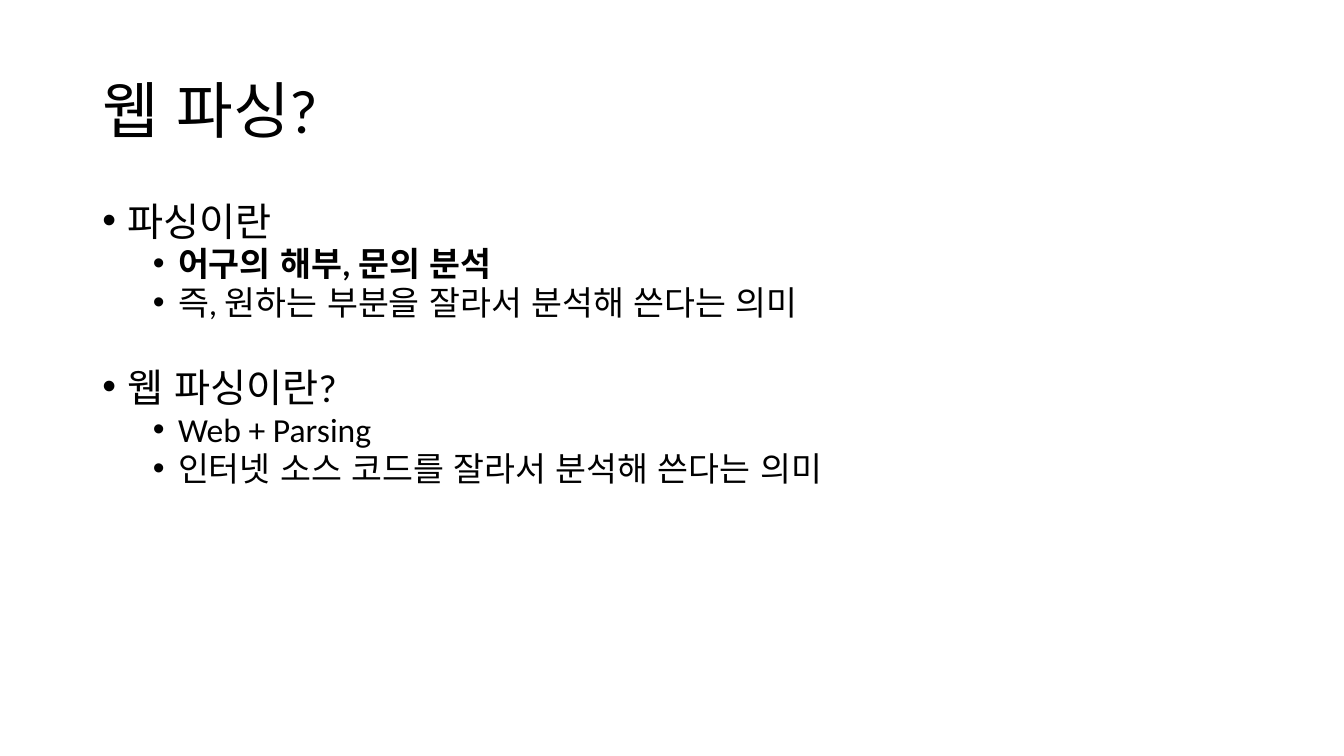
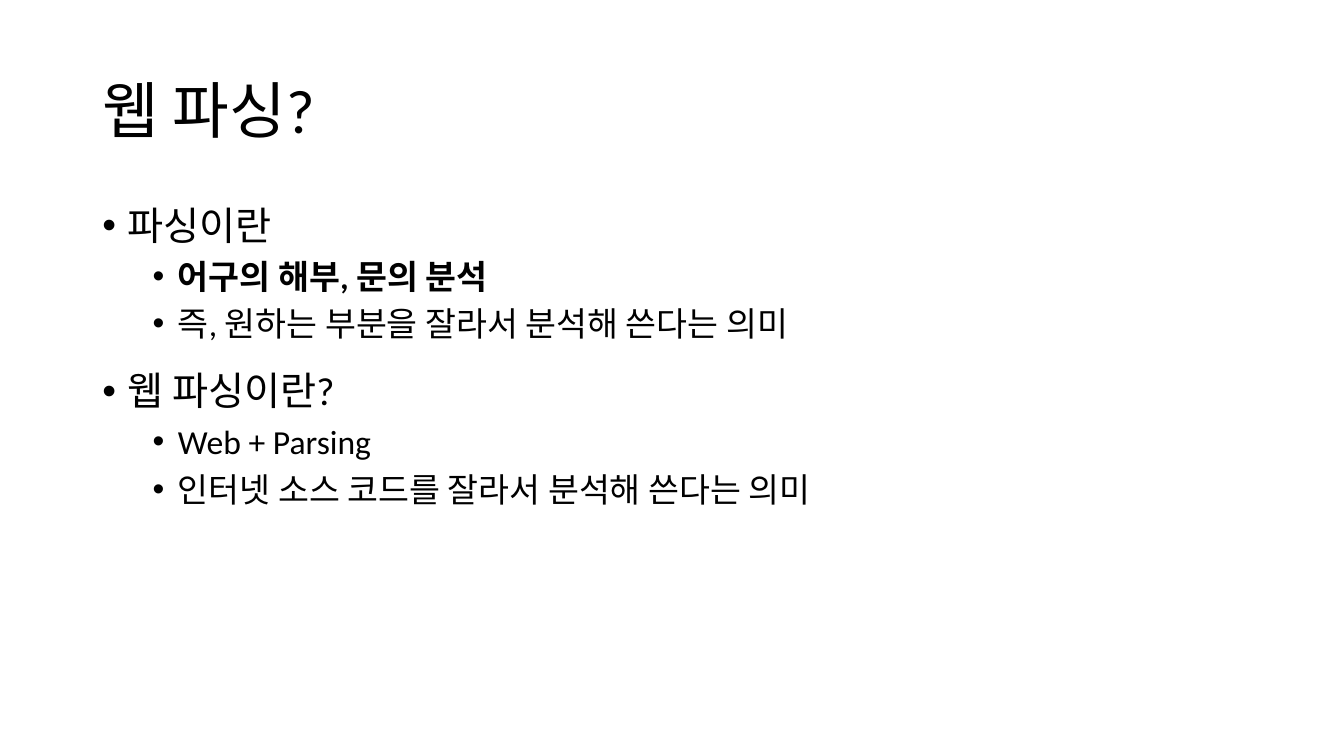
Before and after one commit to KERT-core/pythonEdu, a slide deck: slide 19 of chapter1/파이썬 웹 파싱 기초.pptx (slide 18 before the commit). Drawn at 1344x756 pixels with LibreOffice and Linux fonts; fonts in the diff are those of the drawing. Boxes give left, top, right and bottom in pixels: in the first picture for what was removed or moved away, otherwise in the second. Text is boxed around its words. In the diff, an @@ line names an element or a change of style, - is before the commit and + after.

```diff
--- a/chapter1/파이썬 웹 파싱 기초.pptx
+++ b/chapter1/파이썬 웹 파싱 기초.pptx
@@ text "파싱이란" at [128,207,788,340]: line spacing 0.8 to 0.9; line spacing 0.8 to 1 @@
@@ text "웹 파싱이란?" at [128,372,811,505]: line spacing 0.8 to 0.9; line spacing 0.8 to 1 @@
```
Also in this commit, not shown: 10 other slides changed, 1 slide added, 4 other files.
